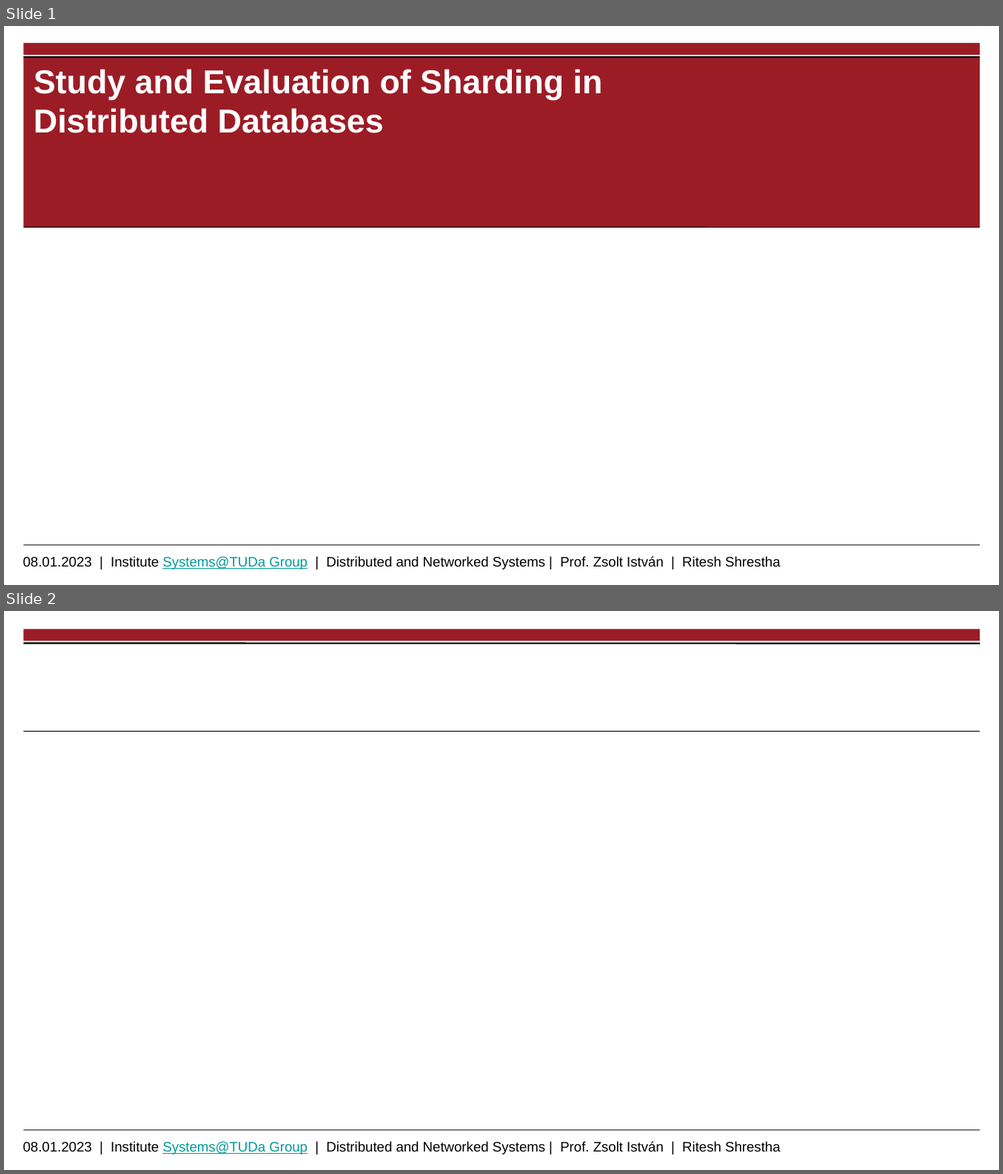
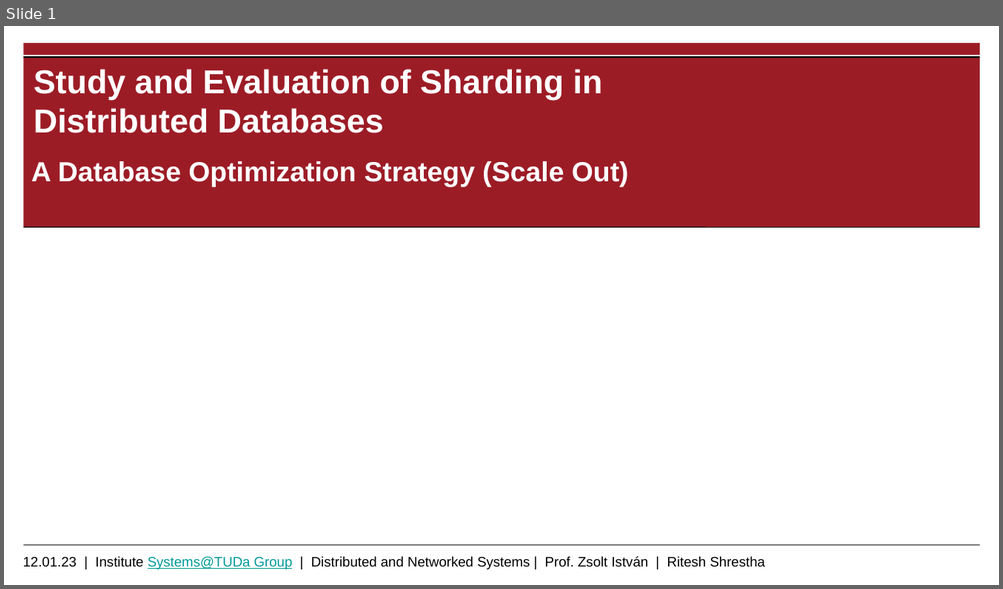
Before and after one commit to riteshCodes/sharded-distributed-databases, a slide deck: Documentation/Thesis_Presentation_Shrestha_Ritesh.pptx. Shown one above the other, each under a label of ours: slides 1 and 2 before the commit, slide 1 after it. The pictures are 1003x1174 and 1003x589 pixels, drawn with LibreOffice and Linux fonts; fonts in the diff are those of the drawing; background and template pictures are left out. Boxes give left, top, right and bottom in pixels: in the first picture for what was removed or moved away, otherwise in the second. Text is boxed around its words. In the diff, an @@ line names an element or a change of style, - is before the commit and + after.

```diff
--- a/Documentation/Thesis_Presentation_Shrestha_Ritesh.pptx
+++ b/Documentation/Thesis_Presentation_Shrestha_Ritesh.pptx
@@ slide 2 removed at (4, 611, 999, 1170), background #FFFFFF; not listed: 2 template elements that a slide beside it also shows @@
@@ rectangle removed at (24, 629, 979, 641) @@
@@ line removed from (24, 643) to (979, 643) @@
@@ line removed from (24, 732) to (979, 732) @@
@@ slide 1 changed as well @@
@@ subtitle added at (31, 161, 629, 187), 20 pt, text #FFFFFF, bold @@
+A Database Optimization Strategy (Scale Out)
@@ text at (23, 557, 765, 570): text changed @@
-08.01.2023 | Institute Systems@TUDa Group | Distributed and Networked Systems | Prof. Zsolt István | Ritesh Shrestha
+12.01.23 | Institute Systems@TUDa Group | Distributed and Networked Systems | Prof. Zsolt István | Ritesh Shrestha
```
Also in this commit, not shown: 1 other slide changed, 4 slides added, 1 other slide removed, 3 other files.
